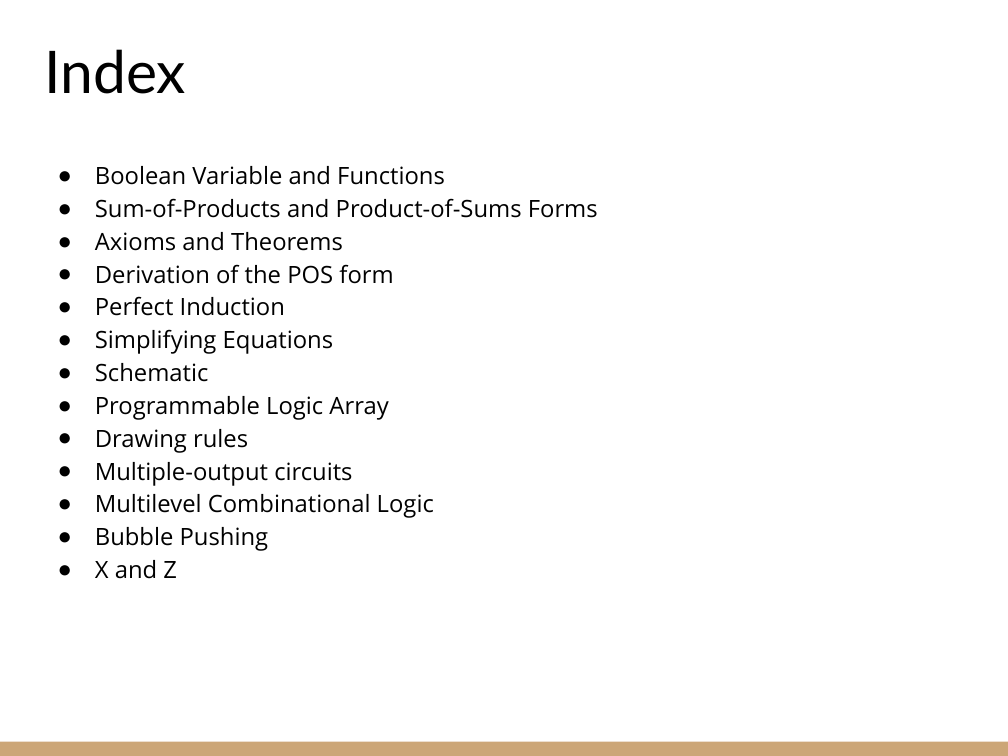
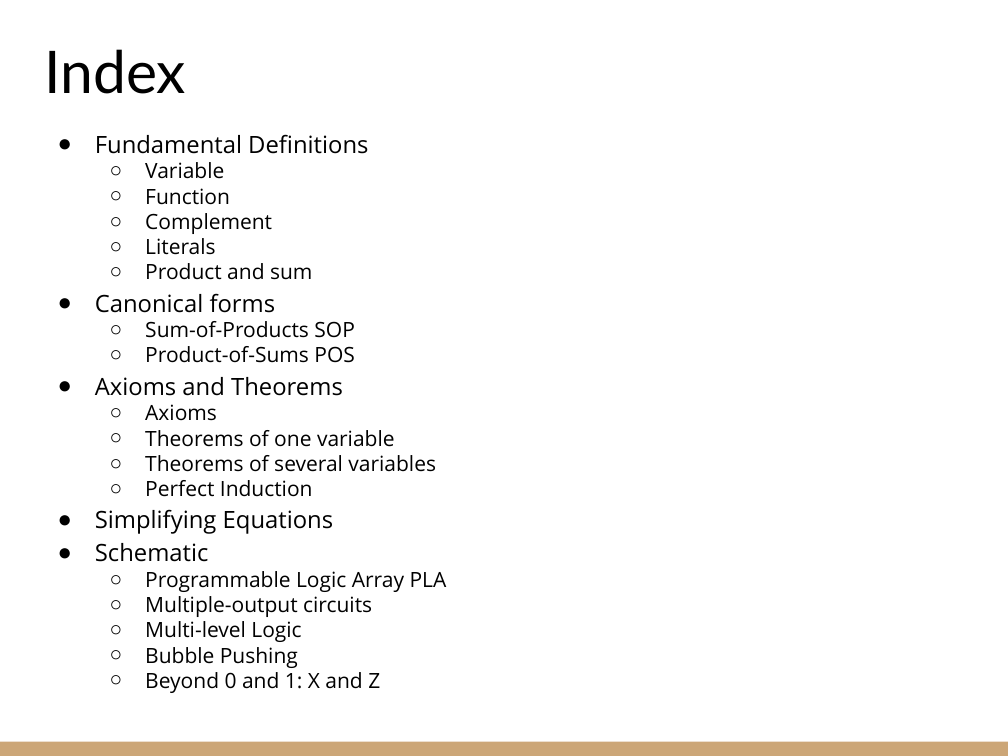
Before and after one commit to riccardoberta/esd, a slide deck: slide 2 of 05 - Boolean Algebra/slides.pptx. Drawn at 1008x756 pixels with LibreOffice and Linux fonts; fonts in the diff are those of the drawing. Boxes give left, top, right and bottom in pixels: in the first picture for what was removed or moved away, otherwise in the second. Text is boxed around its words. In the diff, an @@ line names an element or a change of style, - is before the commit and + after.

Commit message:
Boolean Algebra

```diff
--- a/05 - Boolean Algebra/slides.pptx
+++ b/05 - Boolean Algebra/slides.pptx
@@ text "Fundamental Definitions": place and size @@
-text "Fundamental Definitions" at bbox=[95, 166, 598, 579]
+text "Fundamental Definitions" at bbox=[95, 134, 447, 693]
@@ text at bbox=[95, 134, 368, 363]: text changed; size 17 to 15 pt @@
-● Boolean Variable and Functions
-● Sum-of-Products and Product-of-Sums Forms
+● Fundamental Definitions
+  ○ Variable
+  ○ Function
+  ○ Complement
+  ○ Literals
+  ○ Product and sum
+● Canonical forms
+  ○ Sum-of-Products SOP
+  ○ Product-of-Sums POS
@@ text at bbox=[145, 404, 436, 472]: text changed; size 17 to 15 pt @@
-● Derivation of the POS form
+  ○ Axioms
+  ○ Theorems of one variable
+  ○ Theorems of several variables
@@ text at bbox=[145, 480, 372, 668]: size 17 to 15 pt in "Perfect Induction", "Multiple-output circuits", "Bubble Pushing"; bullet ● to ○; list level 1 to 2 in "Perfect Induction"; line spacing 1.15 to 1; list level 1 to 2 in "Multiple-output circuits"; list level 1 to 2 in "Bubble Pushing" @@
@@ text at bbox=[145, 571, 447, 592]: text changed; size 17 to 15 pt @@
-● Programmable Logic Array
-● Drawing rules
+  ○ Programmable Logic Array PLA
@@ text at bbox=[145, 621, 301, 642]: text changed; size 17 to 15 pt @@
-● Multilevel Combinational Logic
+  ○ Multi-level Logic
@@ text at bbox=[145, 672, 380, 693]: text changed; size 17 to 15 pt @@
-● X and Z
+  ○ Beyond 0 and 1: X and Z
```
Also in this commit, not shown: 22 other slides changed, 2 slides added, 6 slides removed, 7 other files.
